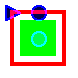
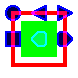
Layered file, before and after one edit (78×78). Changes by layer:
painted on "newnodes.png copy #1" over bbox(10, 10, 67, 67)
painted on "newnodes.png copy" over bbox(20, 20, 57, 57)
removed layer "newnodes.png" over bbox(5, 5, 47, 47)
added layer "Transformation copy" (addition) above "Layer #1" over bbox(5, 5, 73, 47)
